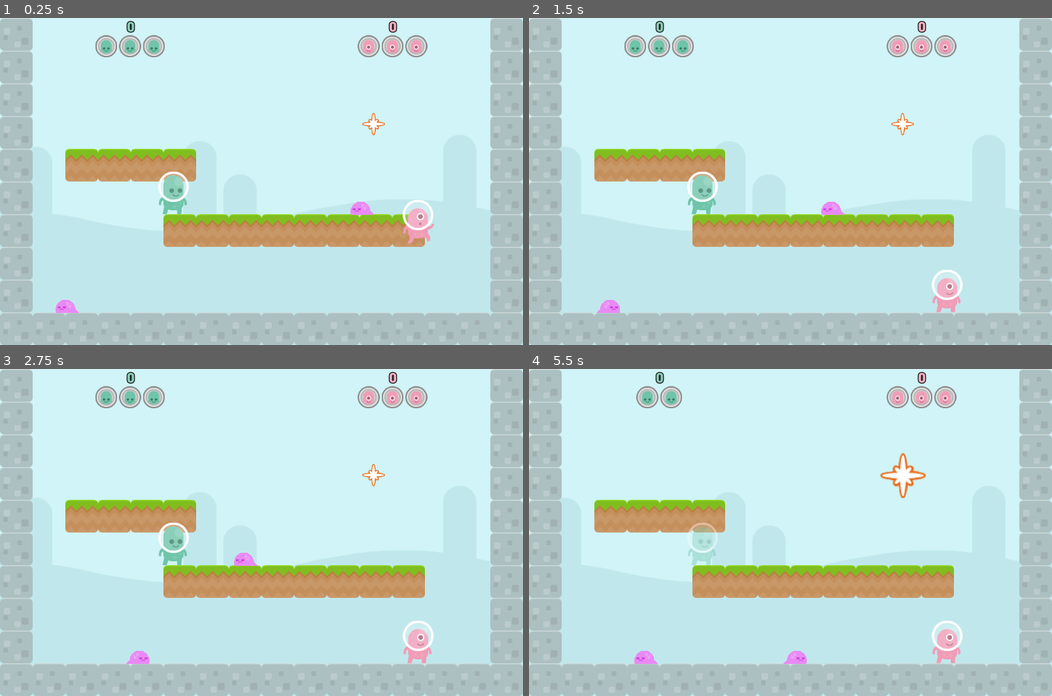
Above: before the commit, frames 1-4 (two rows, left to right).
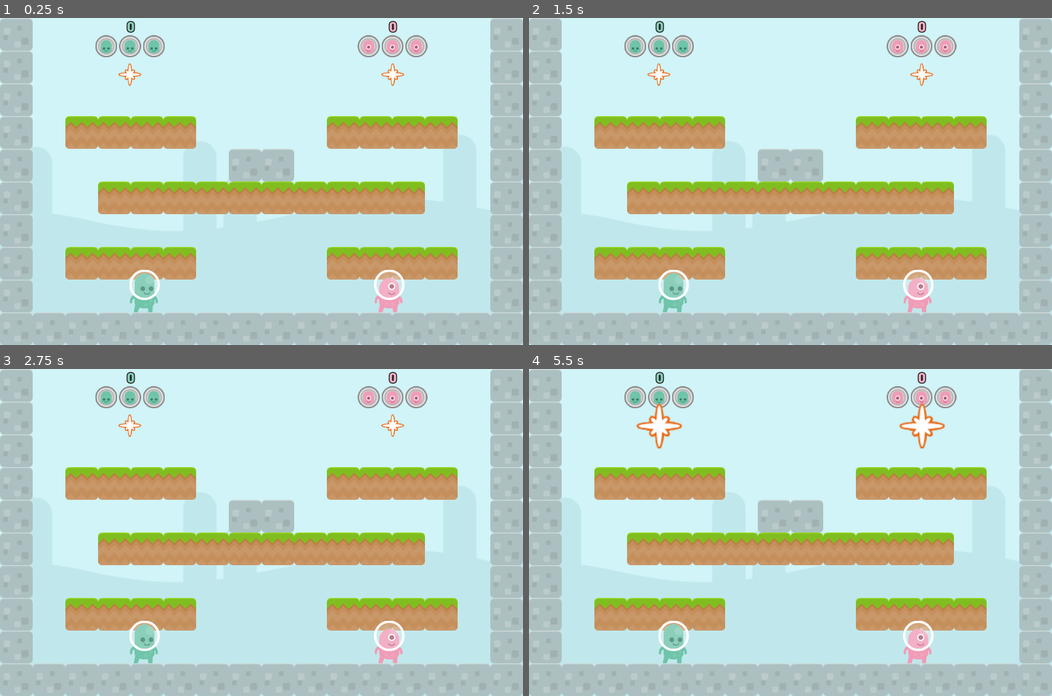
Above: after the commit, the same moments.

Repository: doctor-g/AltNaGaDeMon2021
Game: Godot game, scene res://World/World.tscn
Same seed, same stepped clock (60 frames per second), same inputs: the game is played once before the commit and once after it. Before the commit the project starts from res://World/Level.tscn.
Inputs:
- Up to frame 1 (0.25 s): no input
- Up to frame 2 (1.5 s): no input
- Up to frame 3 (2.75 s): no input
- Up to frame 4 (5.5 s): no input

The runs differ from the first frame. In frame 1, 26% of the frame differs, in the area x 10-88%, y 13-91%; in frame 2, 26%; in frame 3, 26%; in frame 4, 28%, in the area x 12-88%, y 5-91%.

Commit message:
Implement transitions between levels
The spawners each only produce one enemy for now, which makes
it easier to test level transitions.

Diff:
--- a/project/Enemies/Slime/Slime.gd
+++ b/project/Enemies/Slime/Slime.gd
@@ -1,4 +1,6 @@
 extends KinematicBody2D
+
+signal destroyed
 
 export var speed := 100
 
@@ -41,7 +43,8 @@
 	get_tree().current_scene.add_child(points_popup)
 	points_popup.set_as_toplevel(true)
 	points_popup.position = global_position
-	print("Added popup at %s" % str(points_popup.position))
+
+	emit_signal("destroyed")
 
 	queue_free()
 
--- a/project/Player/PlayerHUD.gd
+++ b/project/Player/PlayerHUD.gd
@@ -21,6 +21,7 @@
 		icon.texture = _ICONS[player.index]
 		_lives_box.add_child(icon)
 
+	_displayed_score = player.score
 	_score_label.text = str(player.score)
 	_score_label.add_color_override("font_color", player.color)
 	player.connect("lives_changed", self, "_on_Player_lives_changed")
@@ -35,6 +36,7 @@
 	var life_icon = _lives_box.get_child(0)
 	_lives_box.remove_child(life_icon)
 
+
 func _on_Player_score_changed(new_score:int)->void:
 	# warning-ignore:return_value_discarded
 	_tween.interpolate_property(self, "_displayed_score", _displayed_score, new_score, _TWEEN_SPEED)
--- a/project/Screens/MainMenu.gd
+++ b/project/Screens/MainMenu.gd
@@ -1,6 +1,6 @@
 extends Control
 
-const _LEVEL := preload("res://World/Level.tscn")
+const _WORLD := preload("res://World/World.tscn")
 
 
 func _ready():
@@ -17,7 +17,7 @@
 
 func _start_game(num_players:int)->void:
 	assert (num_players>0)
-	var level := _LEVEL.instance()
-	level.num_players = num_players
-	get_tree().get_root().add_child(level)
+	var world := _WORLD.instance()
+	world.num_players = num_players
+	get_tree().get_root().add_child(world)
 	get_tree().get_root().remove_child(self)
--- a/project/Spawner/Spawner.gd
+++ b/project/Spawner/Spawner.gd
@@ -1,6 +1,11 @@
 extends Node2D
 
+signal enemy_spawned(enemy)
+
 const _SLIME := preload("res://Enemies/Slime/Slime.tscn")
+
+# The number of enemies to spawn before this spawner is done
+export var number := 3
 
 onready var _anim_player := $AnimationPlayer
 
@@ -8,7 +13,16 @@
 	var enemy :Node2D = _SLIME.instance()
 	enemy.global_position = global_position
 	get_parent().add_child(enemy)
+	number -= 1
+	emit_signal("enemy_spawned", enemy)
 
 
 func _on_WaitTimer_timeout():
 	_anim_player.play("spawn")
+
+
+func _on_AnimationPlayer_animation_finished(anim_name):
+	if anim_name=="spawn" and number==0:
+		_anim_player.play("disappear")
+	elif anim_name=="disappear":
+		queue_free()
--- a/project/Spawner/Spawner.tscn
+++ b/project/Spawner/Spawner.tscn
@@ -1,7 +1,37 @@
-[gd_scene load_steps=4 format=2]
+[gd_scene load_steps=6 format=2]
 
 [ext_resource path="res://Spawner/laserRedBurst.png" type="Texture" id=1]
 [ext_resource path="res://Spawner/Spawner.gd" type="Script" id=2]
+
+[sub_resource type="Animation" id=2]
+length = 0.001
+tracks/0/type = "value"
+tracks/0/path = NodePath("Sprite:scale")
+tracks/0/interp = 1
+tracks/0/loop_wrap = true
+tracks/0/imported = false
+tracks/0/enabled = true
+tracks/0/keys = {
+"times": PoolRealArray( 0 ),
+"transitions": PoolRealArray( 1 ),
+"update": 0,
+"values": [ Vector2( 1, 1 ) ]
+}
+
+[sub_resource type="Animation" id=3]
+resource_name = "disappear"
+tracks/0/type = "value"
+tracks/0/path = NodePath("Sprite:scale")
+tracks/0/interp = 1
+tracks/0/loop_wrap = true
+tracks/0/imported = false
+tracks/0/enabled = true
+tracks/0/keys = {
+"times": PoolRealArray( 0, 0.5 ),
+"transitions": PoolRealArray( 0.466516, 0.466516 ),
+"update": 0,
+"values": [ Vector2( 1, 1 ), Vector2( 0, 0 ) ]
+}
 
 [sub_resource type="Animation" id=1]
 resource_name = "spawn"
@@ -52,10 +82,13 @@
 texture = ExtResource( 1 )
 
 [node name="AnimationPlayer" type="AnimationPlayer" parent="."]
+anims/RESET = SubResource( 2 )
+anims/disappear = SubResource( 3 )
 anims/spawn = SubResource( 1 )
 
 [node name="WaitTimer" type="Timer" parent="."]
 wait_time = 5.0
 autostart = true
 
+[connection signal="animation_finished" from="AnimationPlayer" to="." method="_on_AnimationPlayer_animation_finished"]
 [connection signal="timeout" from="WaitTimer" to="." method="_on_WaitTimer_timeout"]
--- a/project/World/Level.gd
+++ b/project/World/Level.gd
@@ -1,23 +1,58 @@
 extends Node2D
 
-var num_players := 2
+# Called when the level is complete
+signal complete
 
-var _players = []
+var players := []
+
+var _enemies := 0
+var _spawners := 0
 
 onready var _game_over_label := $HUD/GameOverLabel
 
 func _ready():
-	for i in range(0,num_players):
-		var player = Player.new(i)
-		_players.append(player)
+	assert(not players.empty(), "players variable must be set")
+
+	for spawner in $Spawners.get_children():
+		_spawners += 1
+		# warning-ignore:return_value_discarded
+		spawner.connect("enemy_spawned", self, "_on_Spawner_enemy_spawned")
+		# warning-ignore:return_value_discarded
+		spawner.connect("tree_exited", self, "_on_Spawner_tree_exited")
+
+	# Spawn the pawns
+	for i in range(0,players.size()):
+		var player = players[i]
 		player.pawn = _spawn_player(i, false)
+		# warning-ignore:return_value_discarded
 		player.connect("lives_changed", self, "_on_Player_lives_changed", [player])
 		$HUD/TopBar.add_child(player.make_hud())
 
 
+func _on_Spawner_enemy_spawned(enemy:Node2D)->void:
+	_enemies += 1
+	# warning-ignore:return_value_discarded
+	enemy.connect("destroyed", self, "_on_Enemy_destroyed")
+
+
+func _on_Enemy_destroyed()->void:
+	_enemies -= 1
+	_check_end_of_level()
+
+
+func _on_Spawner_tree_exited()->void:
+	_spawners -= 1
+	_check_end_of_level()
+
+
+func _check_end_of_level()->void:
+	if _spawners==0 and _enemies==0:
+		emit_signal("complete")
+
+
 func _spawn_player(index:int, invincible: bool)->Pawn:
 	var pawn : Pawn = preload("res://Player/Pawn/Pawn.tscn").instance()
-	pawn.player = _players[index]
+	pawn.player = players[index]
 	pawn.index = index
 	pawn.start_invincible = invincible
 	pawn.position = $SpawnPoints.get_children()[index].position
@@ -31,8 +66,8 @@
 		player.pawn = _spawn_player(player.index, true)
 
 	var any_lives = false
-	for i in range(0,num_players):
-		if _players[i].lives > 0:
+	for i in range(0,players.size()):
+		if players[i].lives > 0:
 			any_lives = true
 			break
 	if not any_lives:
--- a/project/World/Level.tscn
+++ b/project/World/Level.tscn
@@ -1,9 +1,8 @@
-[gd_scene load_steps=13 format=2]
+[gd_scene load_steps=12 format=2]
 
 [ext_resource path="res://World/grass.png" type="Texture" id=1]
 [ext_resource path="res://World/Level.gd" type="Script" id=2]
 [ext_resource path="res://World/castleCenter_rounded.png" type="Texture" id=3]
-[ext_resource path="res://Enemies/Slime/Slime.tscn" type="PackedScene" id=4]
 [ext_resource path="res://Spawner/Spawner.tscn" type="PackedScene" id=5]
 [ext_resource path="res://World/bg_grasslands.png" type="Texture" id=6]
 [ext_resource path="res://World/HUD.tscn" type="PackedScene" id=7]
@@ -73,21 +72,18 @@
 position = Vector2( 520, 377 )
 scale = Vector2( 1.48438, 1.48438 )
 texture = ExtResource( 6 )
+__meta__ = {
+"_edit_lock_": true
+}
 
 [node name="TileMap" type="TileMap" parent="."]
 tile_set = SubResource( 2 )
 cell_size = Vector2( 70, 70 )
 format = 1
-tile_data = PoolIntArray( 0, 1, 0, 15, 1, 0, 65536, 1, 0, 65551, 1, 0, 131072, 1, 0, 131087, 1, 0, 196608, 1, 0, 196623, 1, 0, 262144, 1, 0, 262146, 0, 0, 262147, 0, 0, 262148, 0, 0, 262149, 0, 0, 262159, 1, 0, 327680, 1, 0, 327695, 1, 0, 393216, 1, 0, 393221, 0, 0, 393222, 0, 0, 393223, 0, 0, 393224, 0, 0, 393225, 0, 0, 393226, 0, 0, 393227, 0, 0, 393228, 0, 0, 393231, 1, 0, 458752, 1, 0, 458767, 1, 0, 524288, 1, 0, 524303, …(231 unchanged characters)…
-
-[node name="Slime" parent="." instance=ExtResource( 4 )]
-position = Vector2( 800, 411 )
-
-[node name="Slime2" parent="." instance=ExtResource( 4 )]
-position = Vector2( 168, 628 )
-
-[node name="Spawner" parent="." instance=ExtResource( 5 )]
-position = Vector2( 799, 226 )
+tile_data = PoolIntArray( 0, 1, 0, 15, 1, 0, 65536, 1, 0, 65551, 1, 0, 131072, 1, 0, 131087, 1, 0, 196608, 1, 0, 196610, 0, 0, 196611, 0, 0, 196612, 0, 0, 196613, 0, 0, 196618, 0, 0, 196619, 0, 0, 196620, 0, 0, 196621, 0, 0, 196623, 1, 0, 262144, 1, 0, 262151, 1, 0, 262152, 1, 0, 262159, 1, 0, 327680, 1, 0, 327683, 0, 0, 327684, 0, 0, 327685, 0, 0, 327686, 0, 0, 327687, 0, 0, 327688, 0, 0, 327689, 0, 0, 327690, 0, 0, 327691, 0, 0, 327692, 0, 0, 327695, 1, 0, 393216, 1, 0, 393231, 1, 0, 458752, 1, 0, 458754, 0, 0, 458755, 0, 0, 458756, 0, 0, 458757, 0, 0, 458762, 0, 0, 458763, 0, 0, 458764, 0, 0, 458765, 0, 0, 458767, 1, 0, 524288, 1, 0, 524303, …(231 unchanged characters)…
+__meta__ = {
+"_edit_lock_": true
+}
 
 [node name="HUD" parent="." instance=ExtResource( 7 )]
 margin_right = 1120.0
@@ -107,13 +103,27 @@
 text = "Game Over"
 align = 1
 __meta__ = {
+"_edit_lock_": true,
 "_edit_use_anchors_": false
 }
 
 [node name="SpawnPoints" type="Node" parent="."]
 
 [node name="P1SpawnPoint" type="Node2D" parent="SpawnPoints"]
-position = Vector2( 372, 412 )
+position = Vector2( 310, 620 )
 
 [node name="P2SpawnPoint" type="Node2D" parent="SpawnPoints"]
-position = Vector2( 896, 422 )
+position = Vector2( 834, 619 )
+
+[node name="Spawners" type="Node2D" parent="."]
+__meta__ = {
+"_edit_lock_": true
+}
+
+[node name="Spawner" parent="Spawners" instance=ExtResource( 5 )]
+position = Vector2( 840, 120 )
+number = 1
+
+[node name="Spawner2" parent="Spawners" instance=ExtResource( 5 )]
+position = Vector2( 277, 120 )
+number = 1
--- /dev/null
+++ b/project/World/World.gd
@@ -0,0 +1,30 @@
+extends Node2D
+
+var num_players := 2
+
+var _players := []
+var _level_node : Node2D
+
+func _ready():
+	# Instantiate the players
+	for i in range(0,num_players):
+		var player = Player.new(i)
+		_players.append(player)
+
+	# Make and configure the level
+	_start_next_level()
+
+
+func _on_Level_complete():
+	print("Complete!")
+	_level_node.queue_free()
+	_start_next_level()
+
+
+func _start_next_level():
+	var new_level : Node2D= load("res://World/Level.tscn").instance()
+	new_level.players = _players
+	call_deferred("add_child", new_level)
+	# warning-ignore:return_value_discarded
+	new_level.connect("complete", self, "_on_Level_complete")
+	_level_node = new_level
--- /dev/null
+++ b/project/World/World.tscn
@@ -0,0 +1,6 @@
+[gd_scene load_steps=2 format=2]
+
+[ext_resource path="res://World/World.gd" type="Script" id=1]
+
+[node name="World" type="Node2D"]
+script = ExtResource( 1 )
--- a/project/project.godot
+++ b/project/project.godot
@@ -27,7 +27,7 @@
 [application]
 
 config/name="AltNaGaDeMon2021"
-run/main_scene="res://World/Level.tscn"
+run/main_scene="res://World/World.tscn"
 config/icon="res://icon.png"
 
 [autoload]
